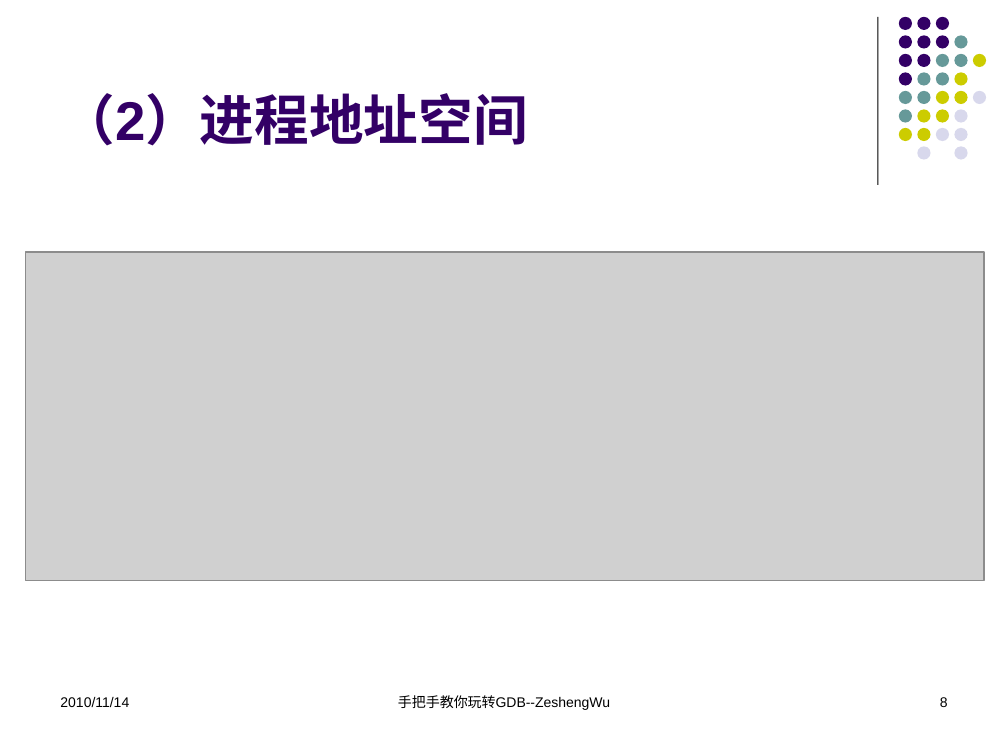
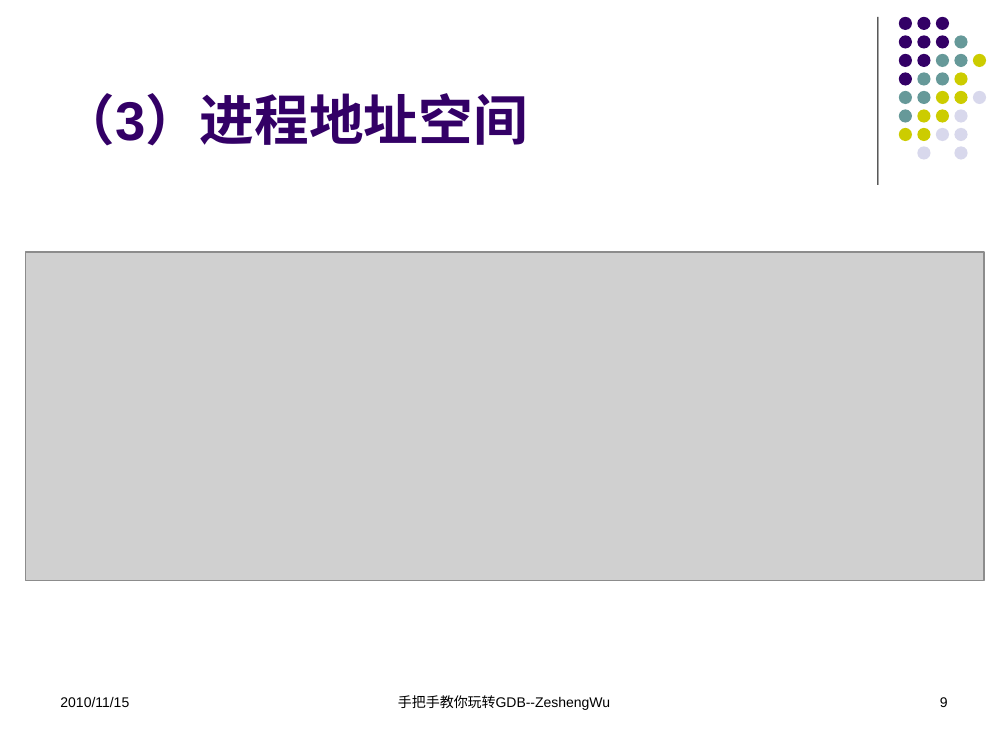
Before and after one commit to KublaikhanGeek/reactor, a slide deck: slide 9 of docs/手把手教你玩转GDB/手把手教你玩转GDB.pptx (slide 8 before the commit). Drawn at 1008x756 pixels with LibreOffice and Linux fonts; fonts in the diff are those of the drawing; grey boxes stand for pictures. Boxes give left, top, right and bottom in pixels: in the first picture for what was removed or moved away, otherwise in the second. Text is boxed around its words. In the diff, an @@ line names an element or a change of style, - is before the commit and + after.

```diff
--- a/docs/手把手教你玩转GDB/手把手教你玩转GDB.pptx
+++ b/docs/手把手教你玩转GDB/手把手教你玩转GDB.pptx
@@ title at box(60, 93, 527, 146): text changed @@
-（2）进程地址空间
+（3）进程地址空间
@@ text at box(60, 697, 129, 707): text changed @@
-2010/11/14
+2010/11/15
```
Also in this commit, not shown: 51 other slides changed, 2 slides added, 2 slides removed, 1 other file.
